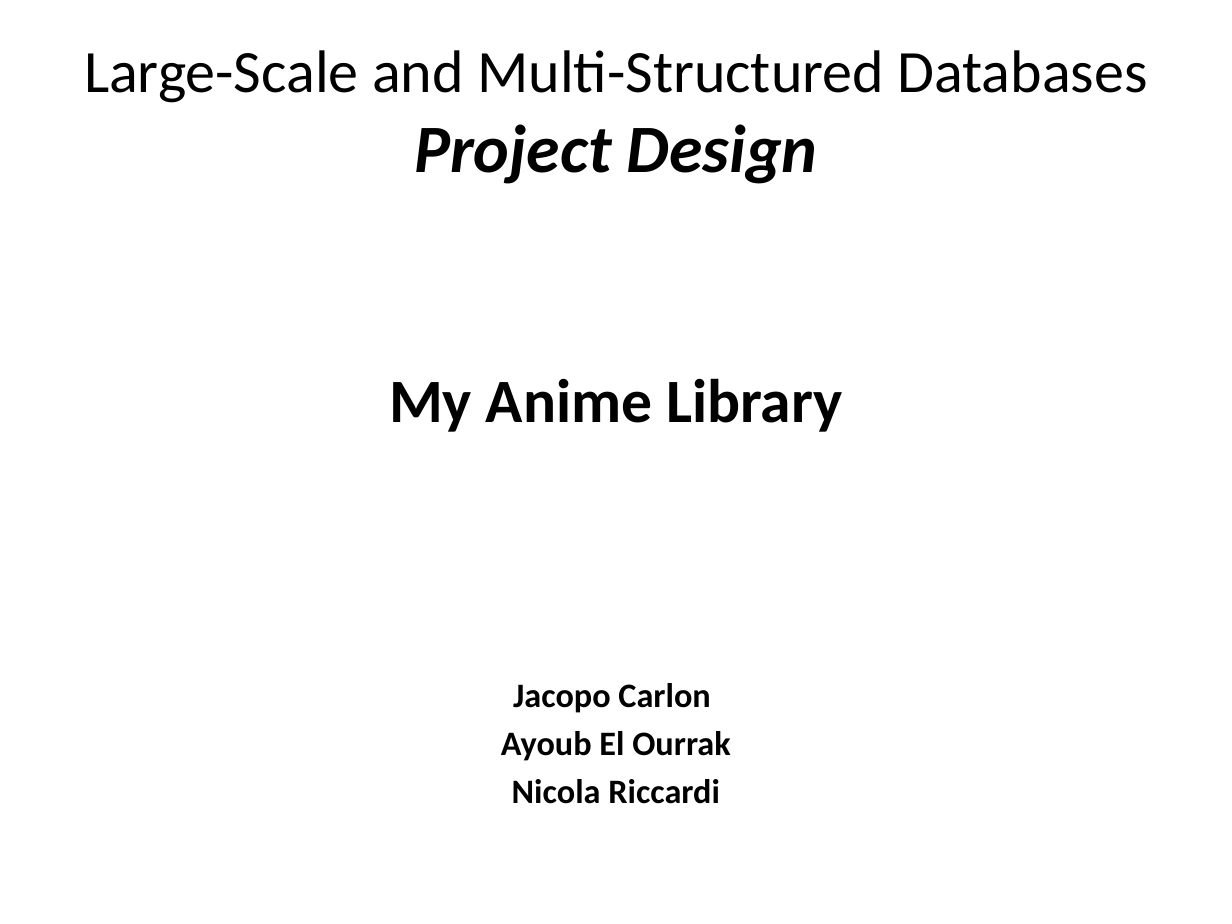
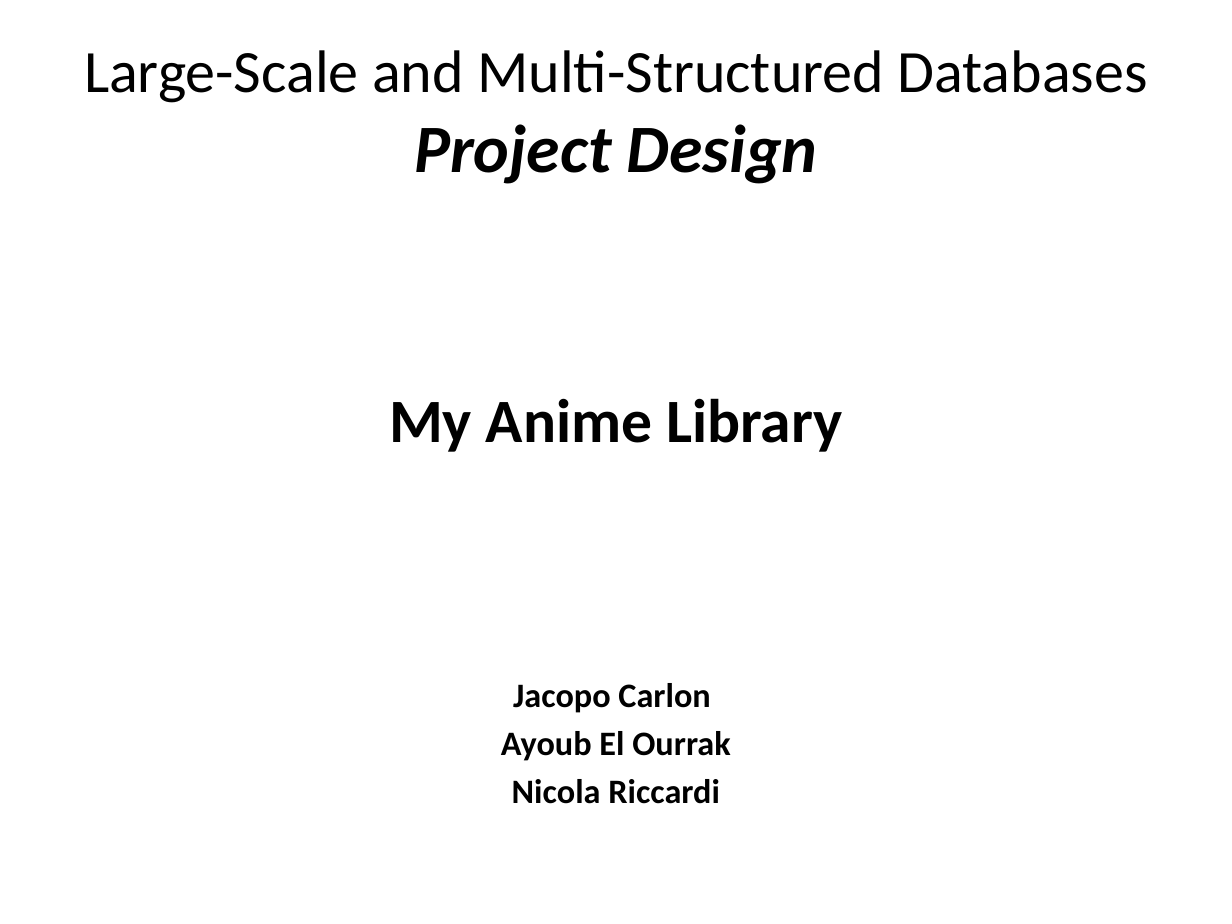
Before and after one commit to JacopoCarlon/LSMSDB_Project, a slide deck: slide 1 of 070_presentation/CarlonRiccardiElOurrak_ProjectDesignPresentation.pptx. Drawn at 1232x924 pixels with LibreOffice and Linux fonts; fonts in the diff are those of the drawing; background and template pictures are left out. Boxes give left, top, right and bottom in pixels: in the first picture for what was removed or moved away, otherwise in the second. Text is boxed around its words. In the diff, an @@ line names an element or a change of style, - is before the commit and + after.

```diff
--- a/070_presentation/CarlonRiccardiElOurrak_ProjectDesignPresentation.pptx
+++ b/070_presentation/CarlonRiccardiElOurrak_ProjectDesignPresentation.pptx
@@ text "My Anime Library": place and size @@
-text "My Anime Library" at [389, 378, 842, 432]
+text "My Anime Library" at [389, 398, 842, 452]
```
Also in this commit, not shown: 3 other slides changed, 4 other files.
